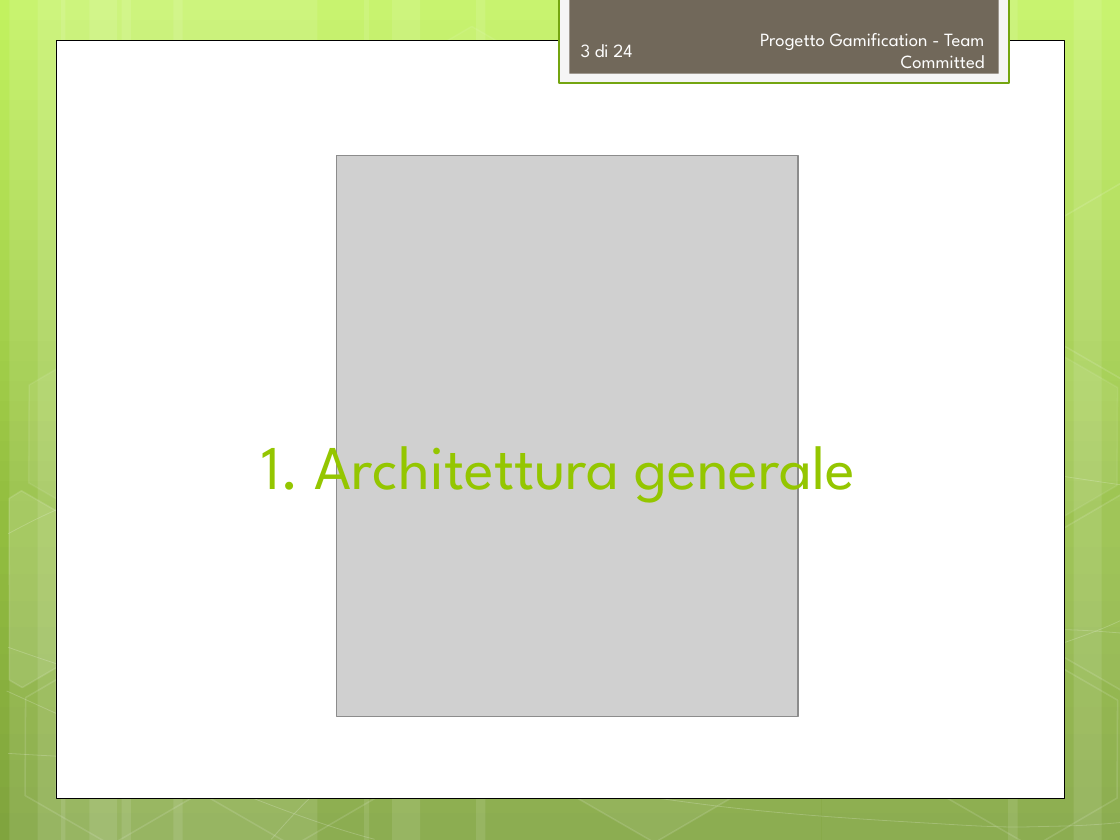
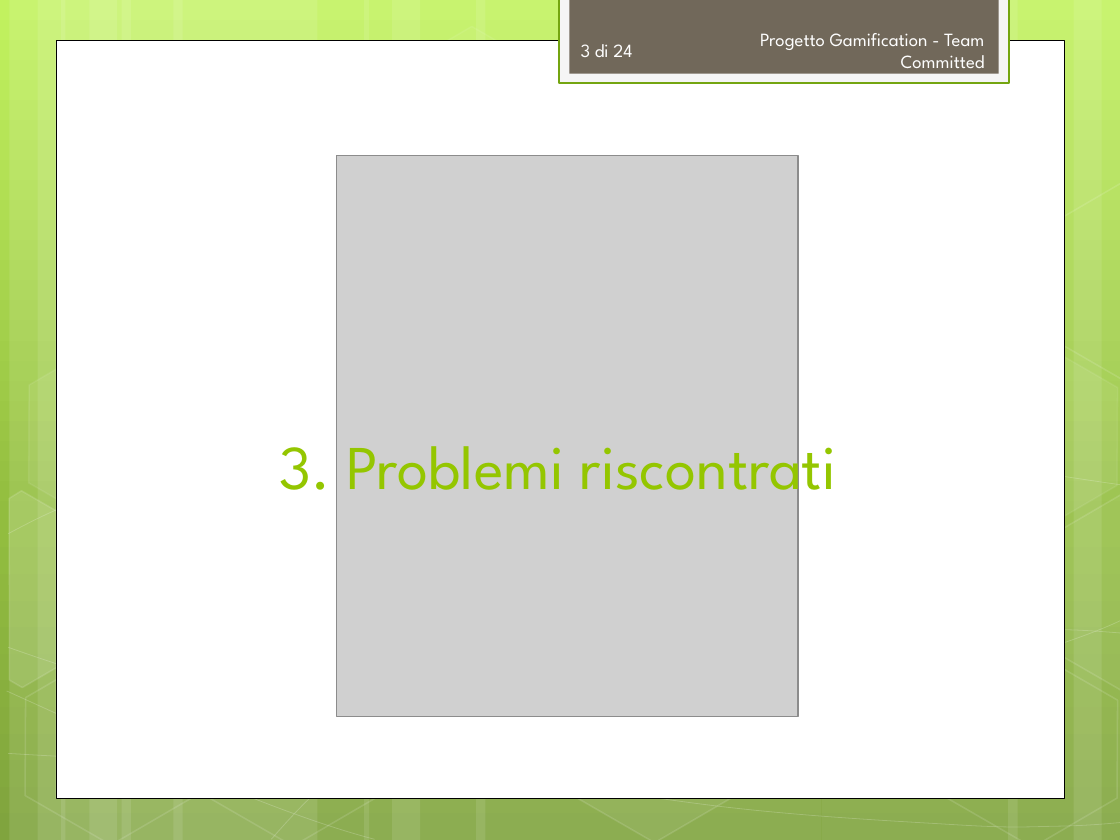
Before and after one commit to TeamCommitted/Team-Committed---Documenti, a slide deck: slide 3 of RQ/Esterni/presentazione/RP-Presentazione.pptx. Drawn at 1120x840 pixels with LibreOffice and Linux fonts; fonts in the diff are those of the drawing; grey boxes stand for pictures. Boxes give left, top, right and bottom in pixels: in the first picture for what was removed or moved away, otherwise in the second. Text is boxed around its words. In the diff, an @@ line names an element or a change of style, - is before the commit and + after.

```diff
--- a/RQ/Esterni/presentazione/RP-Presentazione.pptx
+++ b/RQ/Esterni/presentazione/RP-Presentazione.pptx
@@ title at (x1=279, y1=426, x2=837, y2=507): text changed @@
-1. Architettura generale
+3. Problemi riscontrati
```
Also in this commit, not shown: 3 other slides changed, 20 slides removed, 4 other files.
